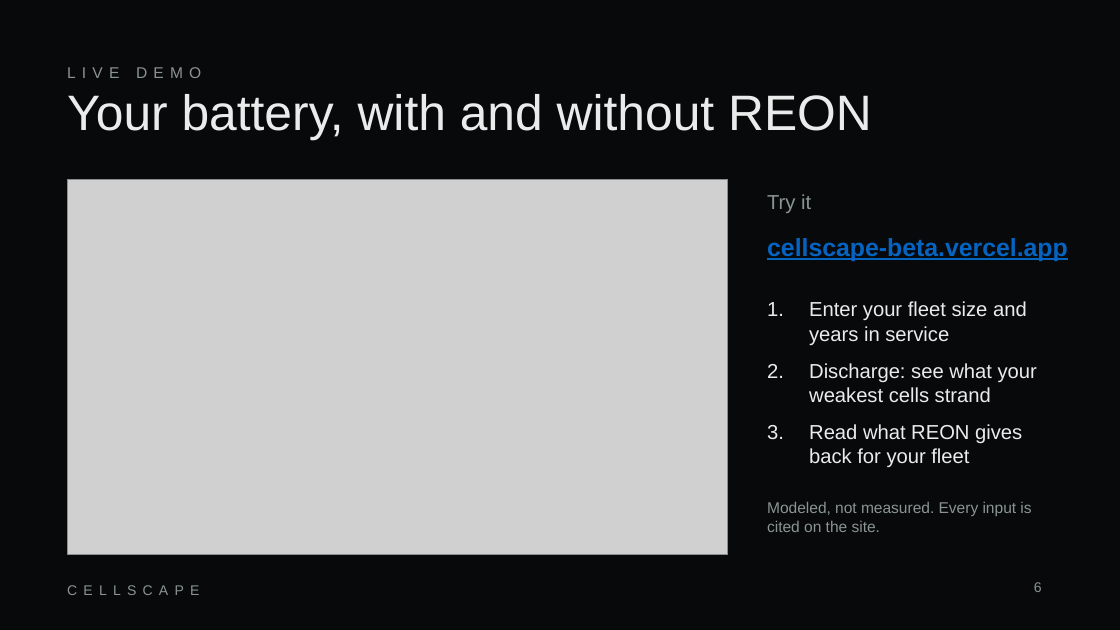
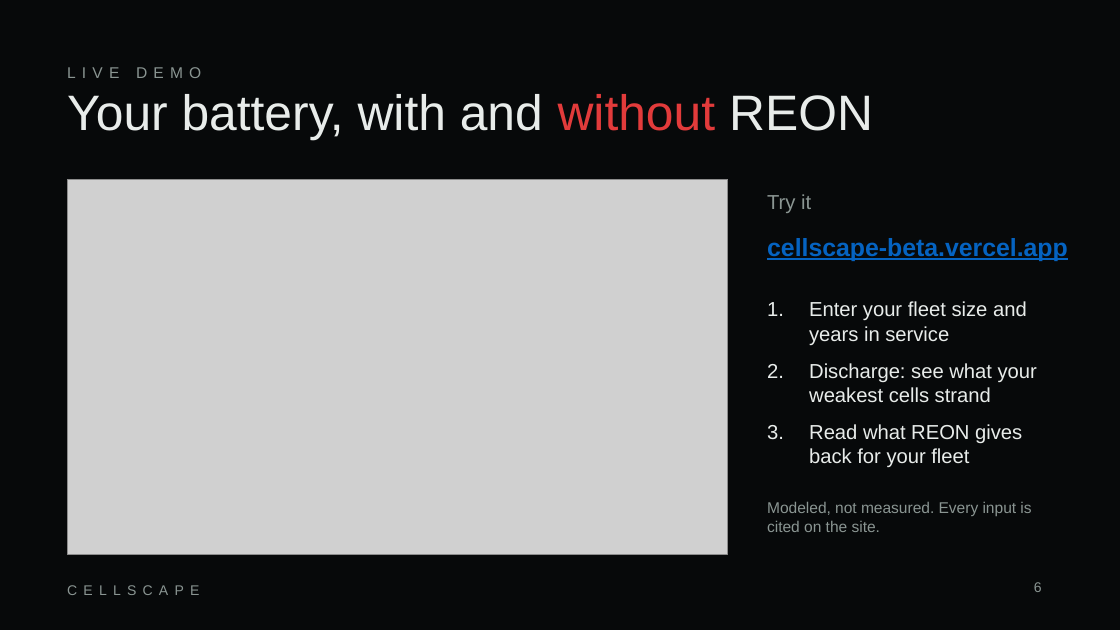
Before and after one commit to brendon-wu/cellscape, a slide deck: slide 6 of pitch/CELLSCAPE_deck.pptx. Drawn at 1120x630 pixels with LibreOffice and Linux fonts; fonts in the diff are those of the drawing; grey boxes stand for pictures. Boxes give left, top, right and bottom in pixels: in the first picture for what was removed or moved away, otherwise in the second. Text is boxed around its words. In the diff, an @@ line names an element or a change of style, - is before the commit and + after.

```diff
--- a/pitch/CELLSCAPE_deck.pptx
+++ b/pitch/CELLSCAPE_deck.pptx
@@ text "Your battery, with and without ..." at bbox=[67, 94, 873, 140]: text colour #E8ECEA to #E23B3B in "without" @@
```
Also in this commit, not shown: 2 other slides changed, 2 other files.
